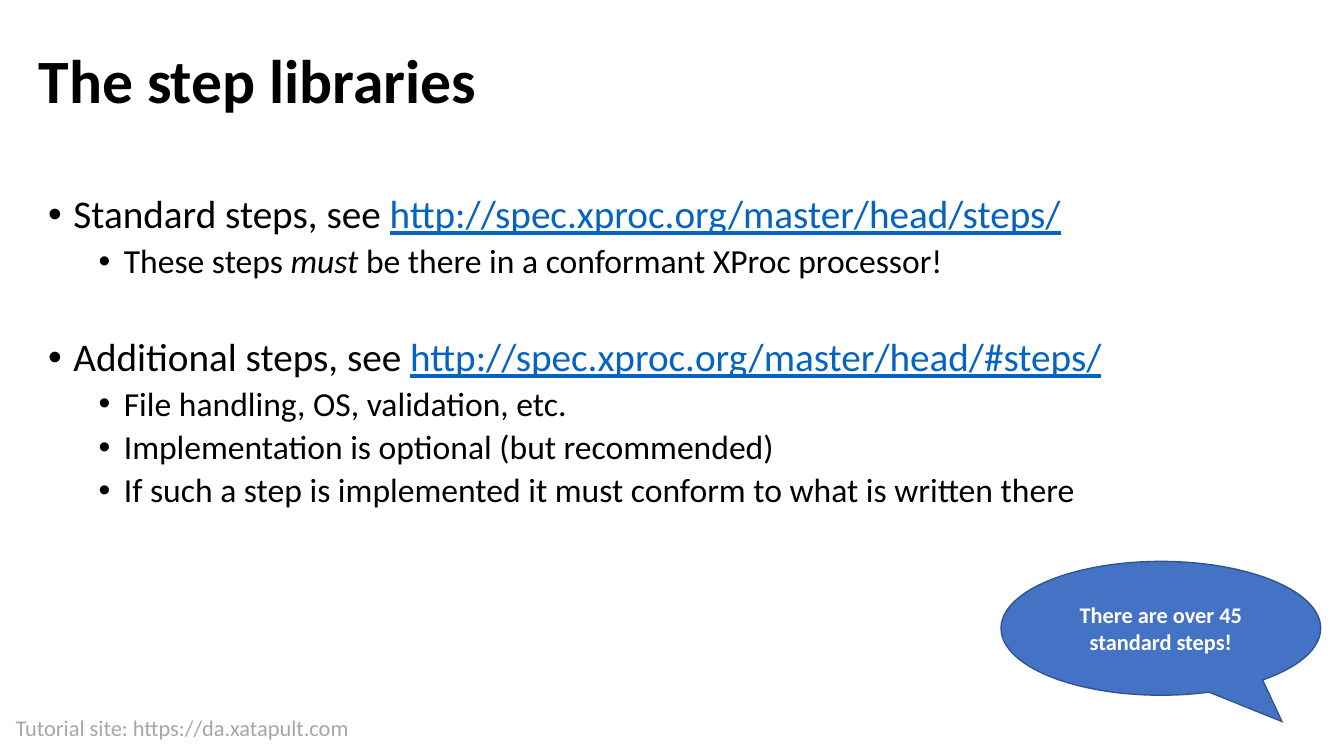
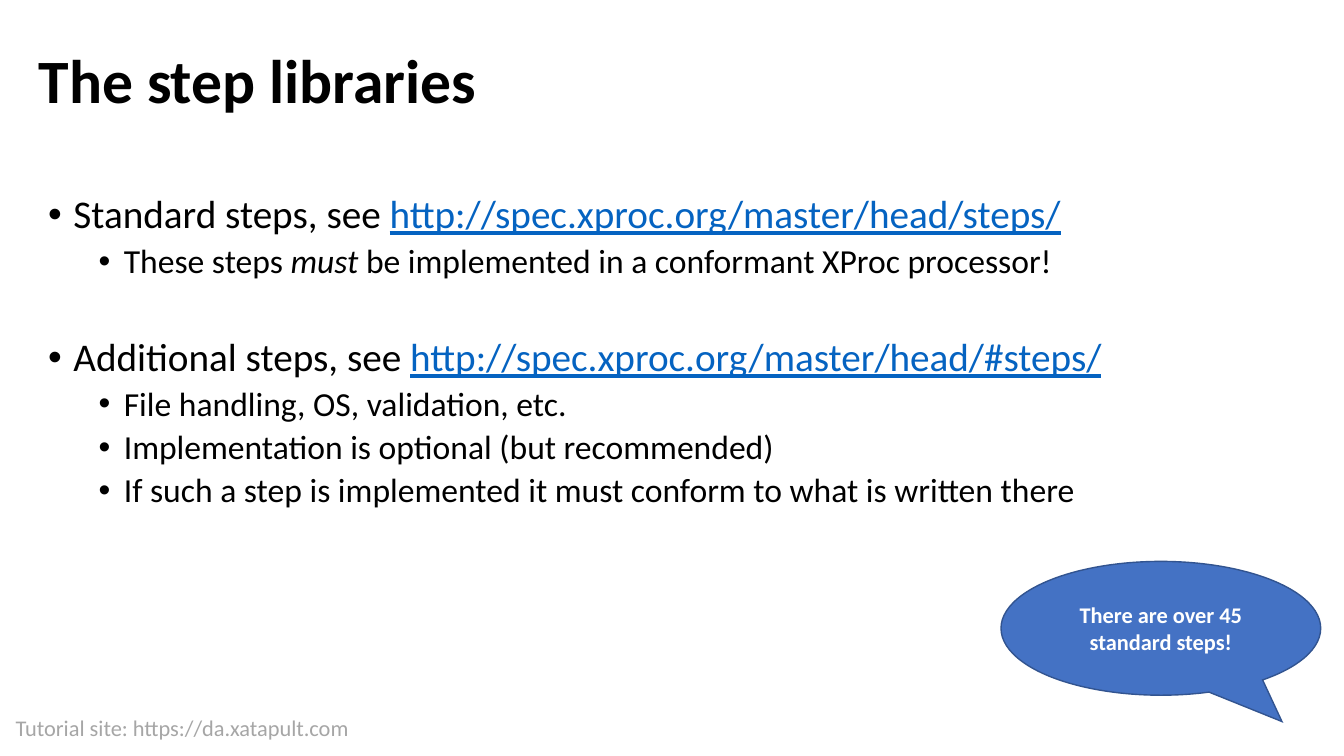
Before and after one commit to xatapult/da-2021-xproc, a slide deck: slide 11 of presentation/Introduction to XProc 3.0.pptx (slide 10 before the commit). Drawn at 1344x756 pixels with LibreOffice and Linux fonts; fonts in the diff are those of the drawing; background and template pictures are left out. Boxes give left, top, right and bottom in pixels: in the first picture for what was removed or moved away, otherwise in the second. Text is boxed around its words. In the diff, an @@ line names an element or a change of style, - is before the commit and + after.

```diff
--- a/presentation/Introduction to XProc 3.0.pptx
+++ b/presentation/Introduction to XProc 3.0.pptx
@@ text at (x1=124, y1=249, x2=1052, y2=279): text changed @@
-  • These steps must be there in a conformant XProc processor!
+  • These steps must be implemented in a conformant XProc processor!
```
Also in this commit, not shown: 15 other slides changed, 6 slides added.
